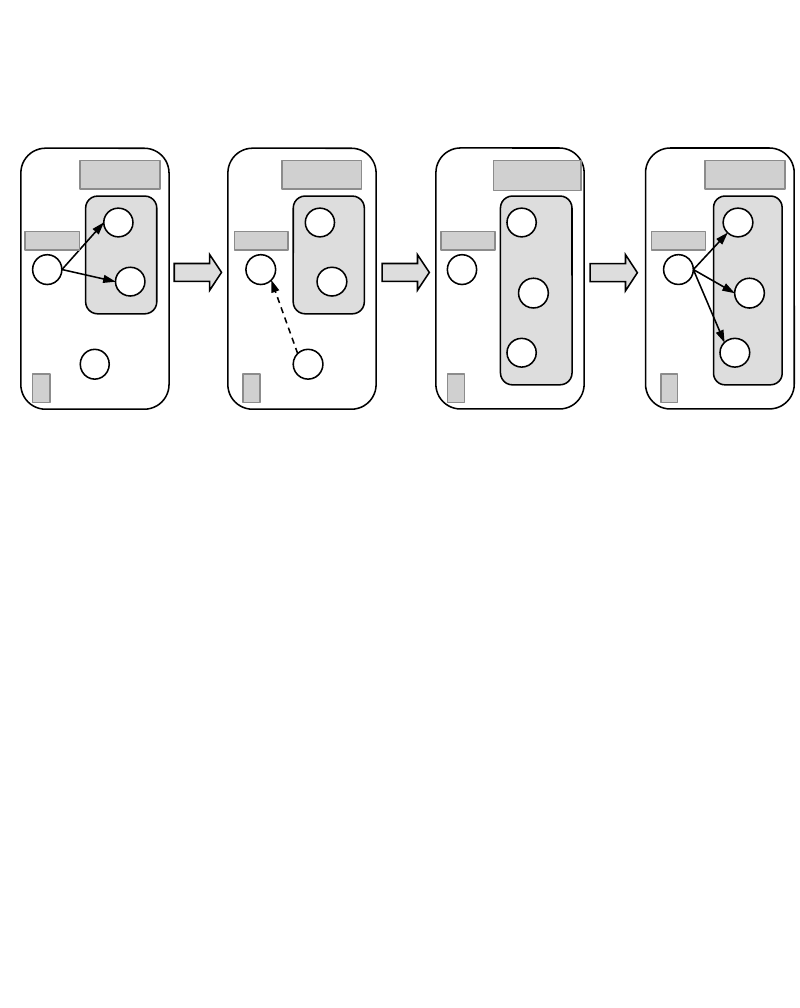
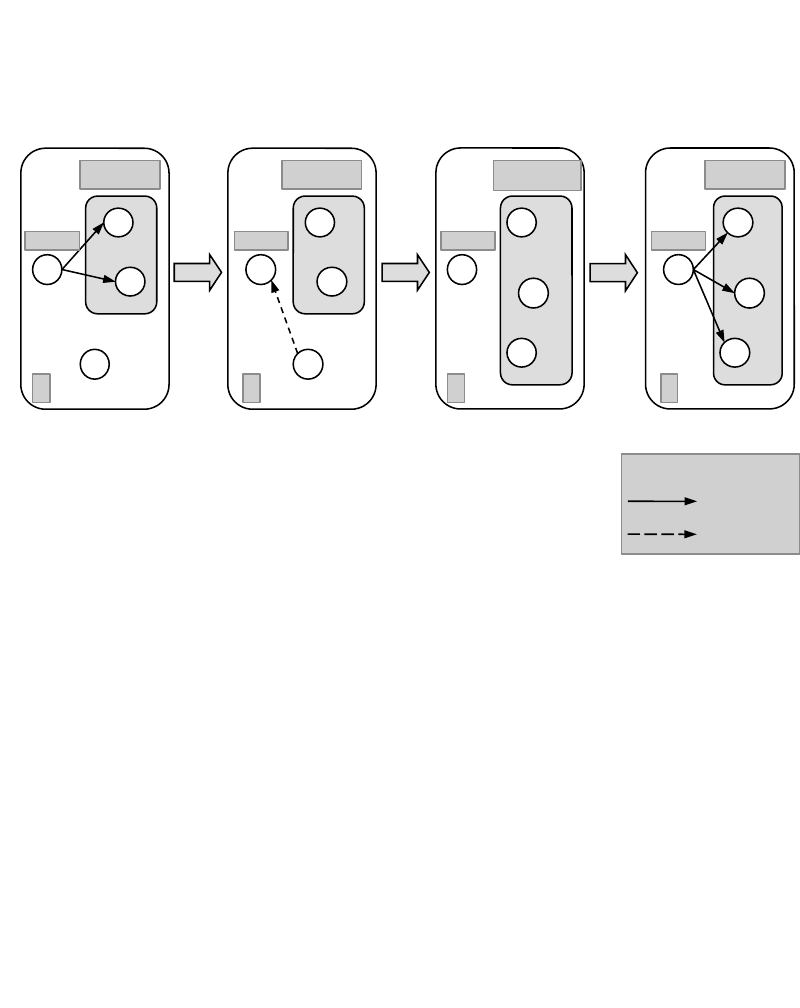
Before and after one commit to nikolaiweselinow/design-patterns-book, a slide deck: slide 1 of resources/Chapter-24-Observer/ch24-fig02-register.ppt. Drawn at 800x1008 pixels with LibreOffice and Linux fonts; fonts in the diff are those of the drawing; grey boxes stand for pictures. Boxes give left, top, right and bottom in pixels: in the first picture for what was removed or moved away, otherwise in the second. Text is boxed around its words. In the diff, an @@ line names an element or a change of style, - is before the commit and + after.

```diff
--- a/resources/Chapter-24-Observer/ch24-fig02-register.ppt
+++ b/resources/Chapter-24-Observer/ch24-fig02-register.ppt
@@ picture added at box(622, 453, 800, 554) @@
@@ arrow added from (628, 502) to (698, 502), #000000 0.74 pt @@
@@ arrow added from (628, 535) to (698, 535), #000000 0.74 pt dashed @@
```
Also in this commit, not shown: 1 other file.
